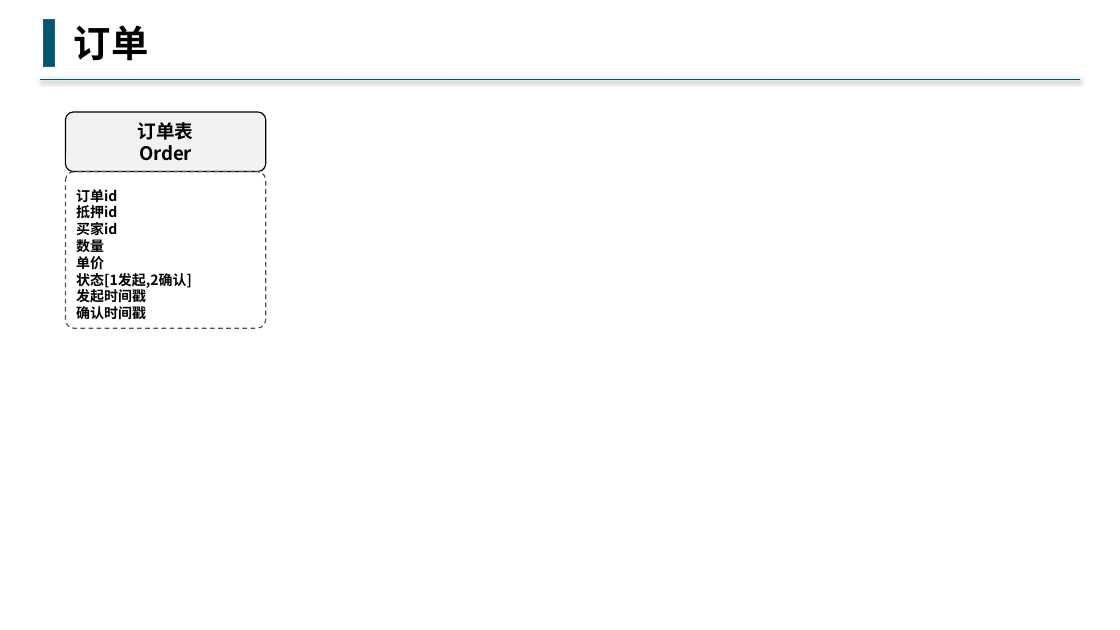
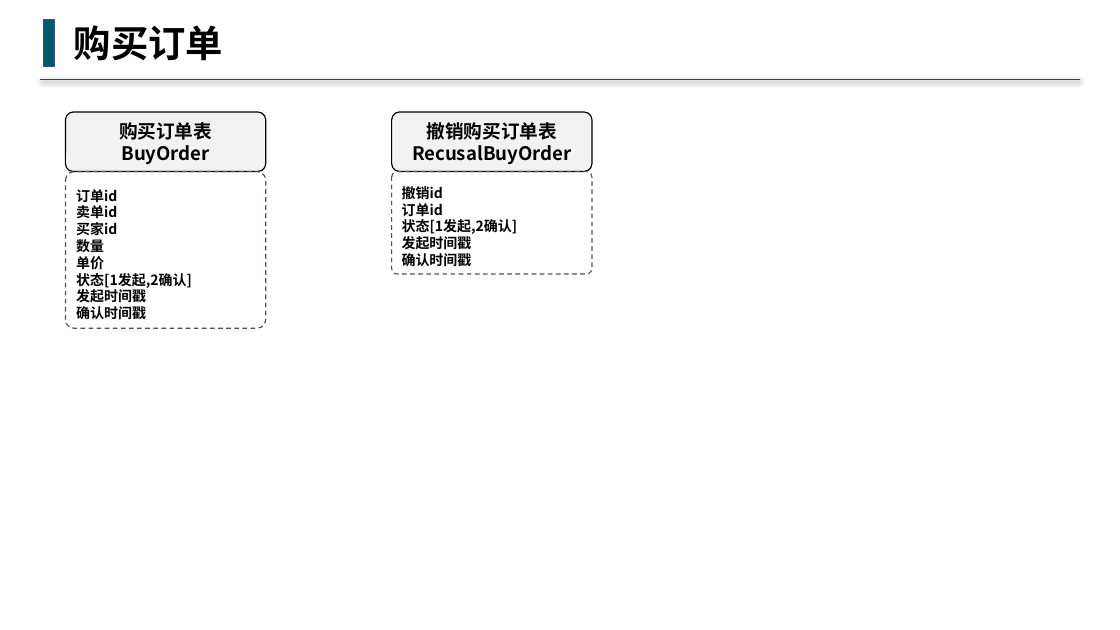
Before and after one commit to buddhachain/buddhaContract, a slide deck: slide 4 of doc/09.场外交易.pptx. Drawn at 1120x630 pixels with LibreOffice and Linux fonts; fonts in the diff are those of the drawing. Boxes give left, top, right and bottom in pixels: in the first picture for what was removed or moved away, otherwise in the second. Text is boxed around its words. In the diff, an @@ line names an element or a change of style, - is before the commit and + after.

```diff
--- a/doc/09.场外交易.pptx
+++ b/doc/09.场外交易.pptx
@@ text at (74,25,223,61): text changed @@
-订单
+购买订单
@@ rounded rectangle added at (392,112,592,171), fill #F2F2F2, outline #000000 1 pt, 16 pt, text #000000, bold @@
+撤销购买订单表
+RecusalBuyOrder
@@ text in rounded rectangle at (119,122,212,164): text changed @@
-订单表
-Order
+购买订单表
+BuyOrder
@@ rounded rectangle added at (392,171,592,274), outline #44546A 1 pt dashed, 12 pt, text #000000, bold @@
+撤销id
+订单id
+状态[1发起,2确认]
+发起时间戳
+确认时间戳
@@ text in rounded rectangle at (76,205,117,218): text changed @@
-抵押id
+卖单id
```
Also in this commit, not shown: 4 other slides changed, 4 slides added, 2 slides removed, 1 other file.
